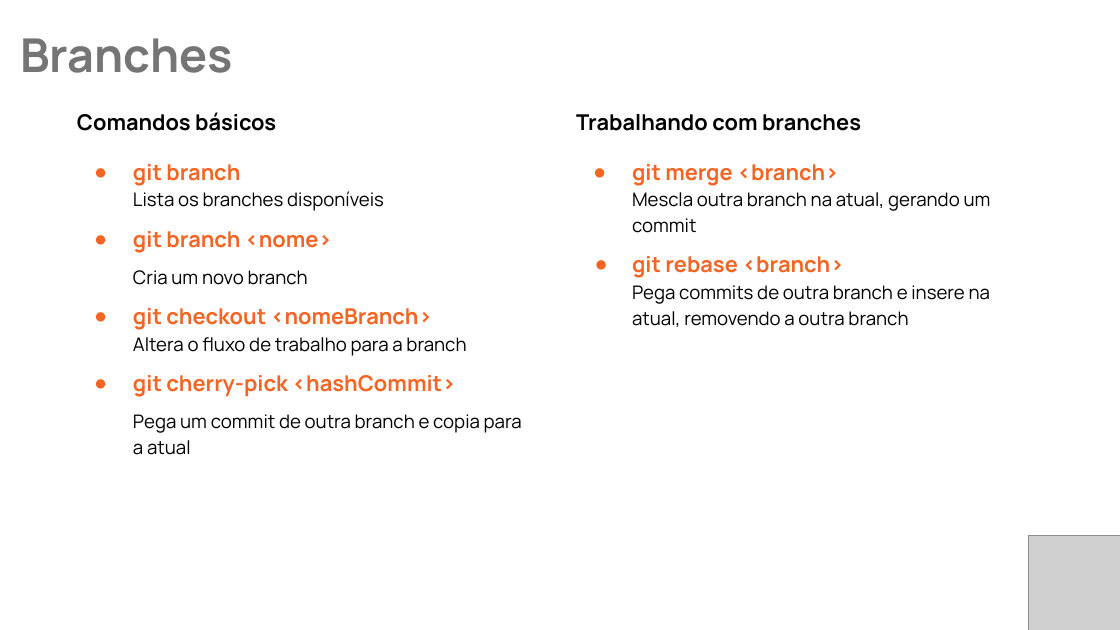
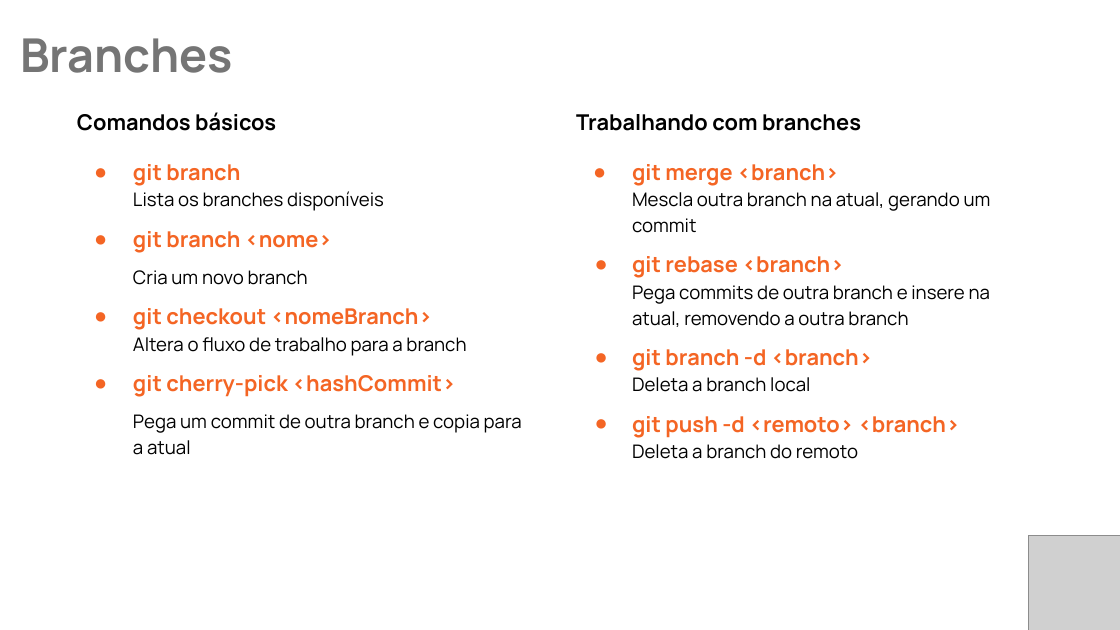
Before and after one commit to EvertonBrzozowyAlves/TreinamentoGit, a slide deck: slide 13 of Treinamento GIT.pptx. Drawn at 1120x630 pixels with LibreOffice and Linux fonts; fonts in the diff are those of the drawing; grey boxes stand for pictures. Boxes give left, top, right and bottom in pixels: in the first picture for what was removed or moved away, otherwise in the second. Text is boxed around its words. In the diff, an @@ line names an element or a change of style, - is before the commit and + after.

Commit message:
ajuste na apresentação

```diff
--- a/Treinamento GIT.pptx
+++ b/Treinamento GIT.pptx
@@ text at (x1=632, y1=164, x2=960, y2=459): paragraphs added @@
+● git branch -d <branch>
+  Deleta a branch local
+● git push -d <remoto> <branch>
+  Deleta a branch do remoto
```
